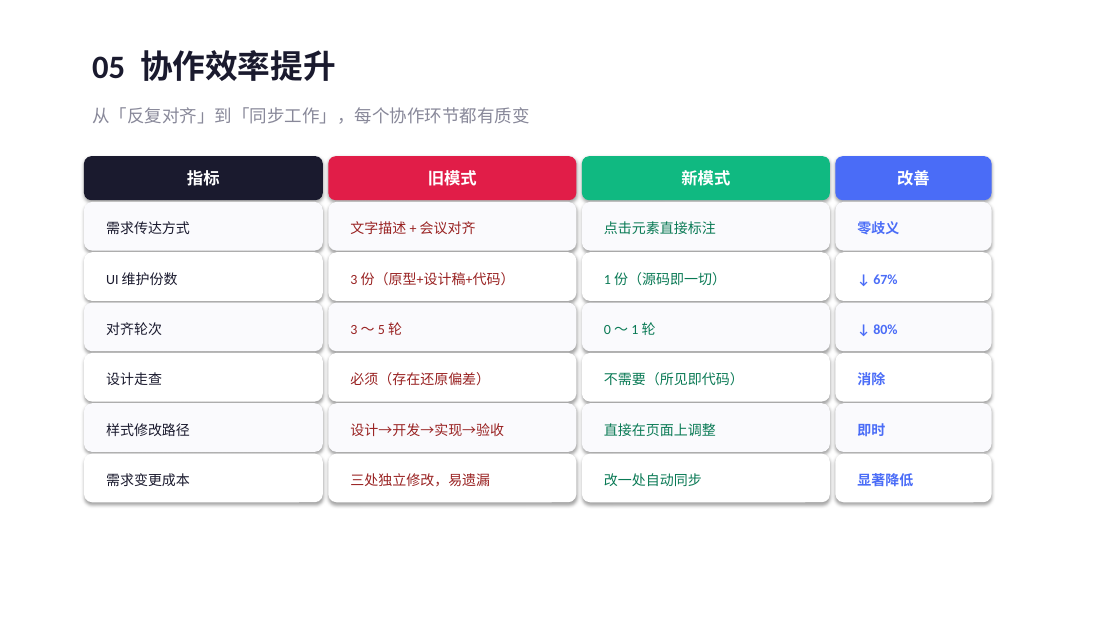
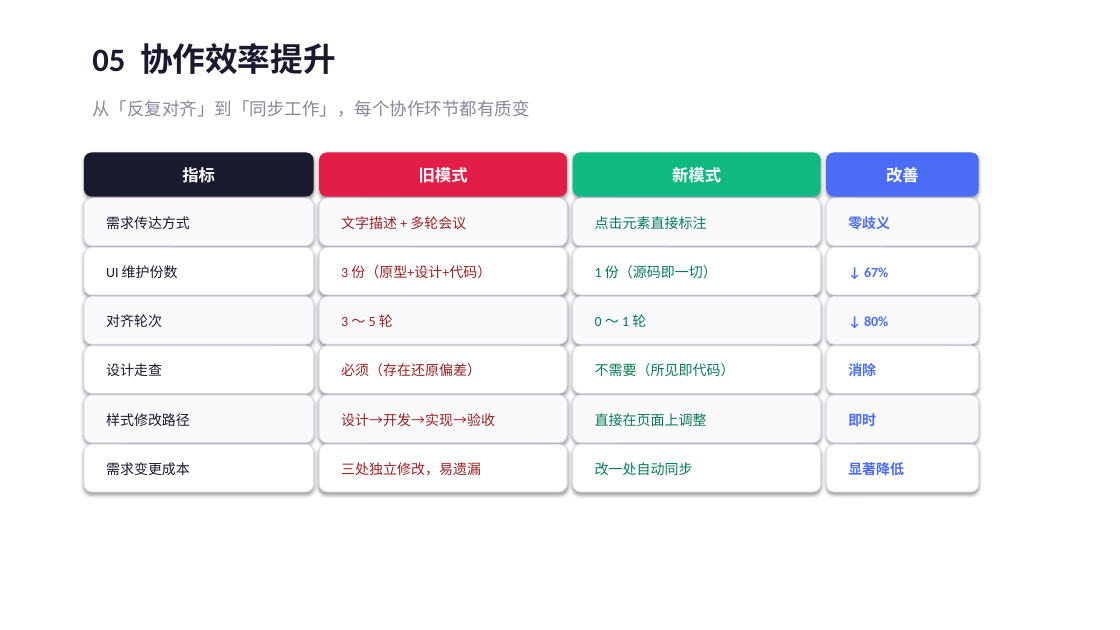
Before and after one commit to Vengean/PrismDesign, a slide deck: slide 8 of docs/PrismDesign-介绍.pptx (slide 3 before the commit). Drawn at 1120x630 pixels with LibreOffice and Linux fonts; fonts in the diff are those of the drawing. Boxes give left, top, right and bottom in pixels: in the first picture for what was removed or moved away, otherwise in the second. Text is boxed around its words. In the diff, an @@ line names an element or a change of style, - is before the commit and + after.

```diff
--- a/docs/PrismDesign-介绍.pptx
+++ b/docs/PrismDesign-介绍.pptx
@@ text "05 协作效率提升": place and size @@
-text "05 协作效率提升" at <box>92,50,336,81</box>
+text "05 协作效率提升" at <box>92,43,336,74</box>
@@ text "从「反复对齐」到「同步工作」，每个协作环节都有质变": place and size @@
-text "从「反复对齐」到「同步工作」，每个协作环节都有质变" at <box>92,107,529,124</box>
+text "从「反复对齐」到「同步工作」，每个协作环节都有质变" at <box>92,100,529,117</box>
@@ rounded rectangle "指标": place and size @@
-rounded rectangle "指标" at <box>84,156,323,200</box>
+rounded rectangle "指标" at <box>84,153,313,197</box>
@@ rounded rectangle: place and size @@
-rounded rectangle at <box>84,202,323,250</box>
+rounded rectangle at <box>84,198,313,246</box>
@@ text "需求传达方式": place and size @@
-text "需求传达方式" at <box>106,221,190,234</box>
+text "需求传达方式" at <box>106,216,190,229</box>
@@ text at <box>341,216,466,229</box>: text changed @@
-文字描述 + 会议对齐
+文字描述 + 多轮会议
@@ rounded rectangle: place and size @@
-rounded rectangle at <box>84,252,323,301</box>
+rounded rectangle at <box>84,247,313,295</box>
@@ text "UI 维护份数": place and size @@
-text "UI 维护份数" at <box>106,272,178,285</box>
+text "UI 维护份数" at <box>106,265,178,278</box>
@@ text at <box>341,265,491,278</box>: text changed @@
-3 份（原型+设计稿+代码）
+3 份（原型+设计+代码）
@@ rounded rectangle: place and size @@
-rounded rectangle at <box>84,302,323,351</box>
+rounded rectangle at <box>84,297,313,344</box>
@@ text "对齐轮次": place and size @@
-text "对齐轮次" at <box>106,322,162,335</box>
+text "对齐轮次" at <box>106,314,162,327</box>
@@ rounded rectangle: place and size @@
-rounded rectangle at <box>84,353,323,402</box>
+rounded rectangle at <box>84,346,313,394</box>
@@ text "设计走查": place and size @@
-text "设计走查" at <box>106,372,162,385</box>
+text "设计走查" at <box>106,363,162,376</box>
@@ 15 rounded rectangles, 4 texts: place and size @@
-15 rounded rectangles, 4 texts at <box>329,156,992,402</box>
+15 rounded rectangles, 4 texts at <box>319,153,980,394</box>
@@ rounded rectangle: place and size @@
-rounded rectangle at <box>84,403,323,452</box>
+rounded rectangle at <box>84,395,313,443</box>
@@ text "样式修改路径": place and size @@
-text "样式修改路径" at <box>106,423,190,436</box>
+text "样式修改路径" at <box>106,413,190,426</box>
@@ rounded rectangle: place and size @@
-rounded rectangle at <box>84,454,323,502</box>
+rounded rectangle at <box>84,444,313,492</box>
@@ 12 texts, 6 rounded rectangles: place and size @@
-12 texts, 6 rounded rectangles at <box>329,322,992,502</box>
+12 texts, 6 rounded rectangles at <box>319,314,980,492</box>
@@ outline none to #DDDDEE 0.75 pt in 24 elements at <box>319,198,567,246</box>, <box>573,198,821,246</box>, <box>84,198,313,246</box>, <box>319,247,567,295</box>, <box>573,247,821,295</box>, <box>319,297,567,344</box>, <box>573,297,821,344</box>, <box>827,198,980,246</box>, <box>84,247,313,295</box>, <box>573,346,821,394</box>, <box>319,346,567,394</box>, <box>84,297,313,344</box>, <box>827,247,980,295</box>, <box>84,346,313,394</box>, <box>319,395,567,443</box>, <box>573,395,821,443</box>, <box>827,297,980,344</box>, <box>319,444,567,492</box>, <box>573,444,821,492</box>, <box>827,346,980,394</box>, <box>84,395,313,443</box>, <box>84,444,313,492</box>, <box>827,395,980,443</box>, <box>827,444,980,492</box> @@
@@ text "需求变更成本": place and size @@
-text "需求变更成本" at <box>106,473,190,486</box>
+text "需求变更成本" at <box>106,462,190,475</box>
```
Also in this commit, not shown: 2 other slides changed, 6 slides added, 2 other files.
